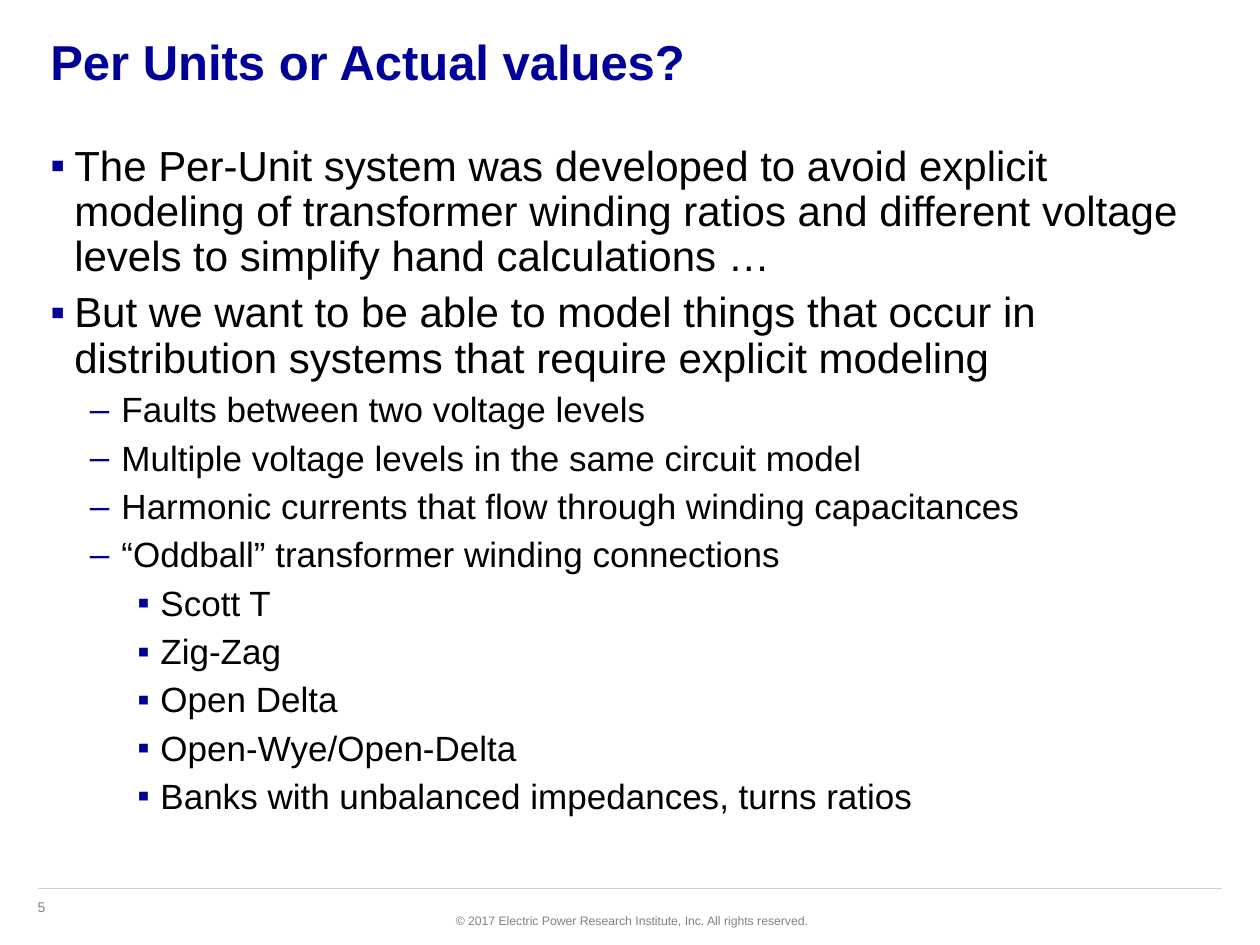
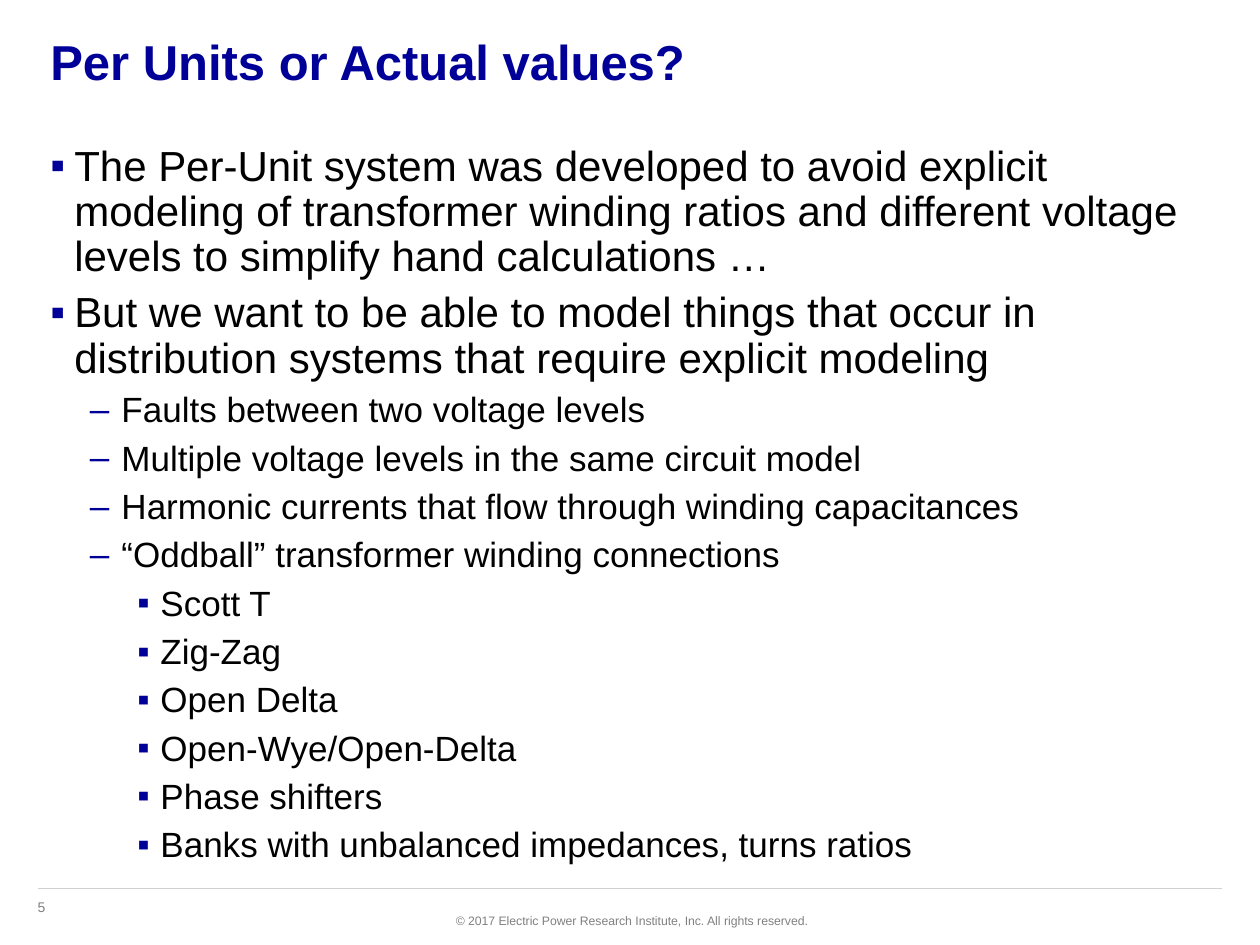
Before and after one commit to dss-extensions/opendss-svn-mirror, a slide deck: slide 5 of trunk/Training/GAPQ2017/PPT/13 Transformer Model.pptx. Drawn at 1260x945 pixels with LibreOffice and Linux fonts; fonts in the diff are those of the drawing; background and template pictures are left out. Boxes give left, top, right and bottom in pixels: in the first picture for what was removed or moved away, otherwise in the second. Text is boxed around its words. In the diff, an @@ line names an element or a change of style, - is before the commit and + after.

```diff
--- a/trunk/Training/GAPQ2017/PPT/13 Transformer Model.pptx
+++ b/trunk/Training/GAPQ2017/PPT/13 Transformer Model.pptx
@@ text at [160,783,382,810]: paragraph added @@
+    ▪ Phase shifters
```
Also in this commit, not shown: 7 other slides changed, 4 other files.
